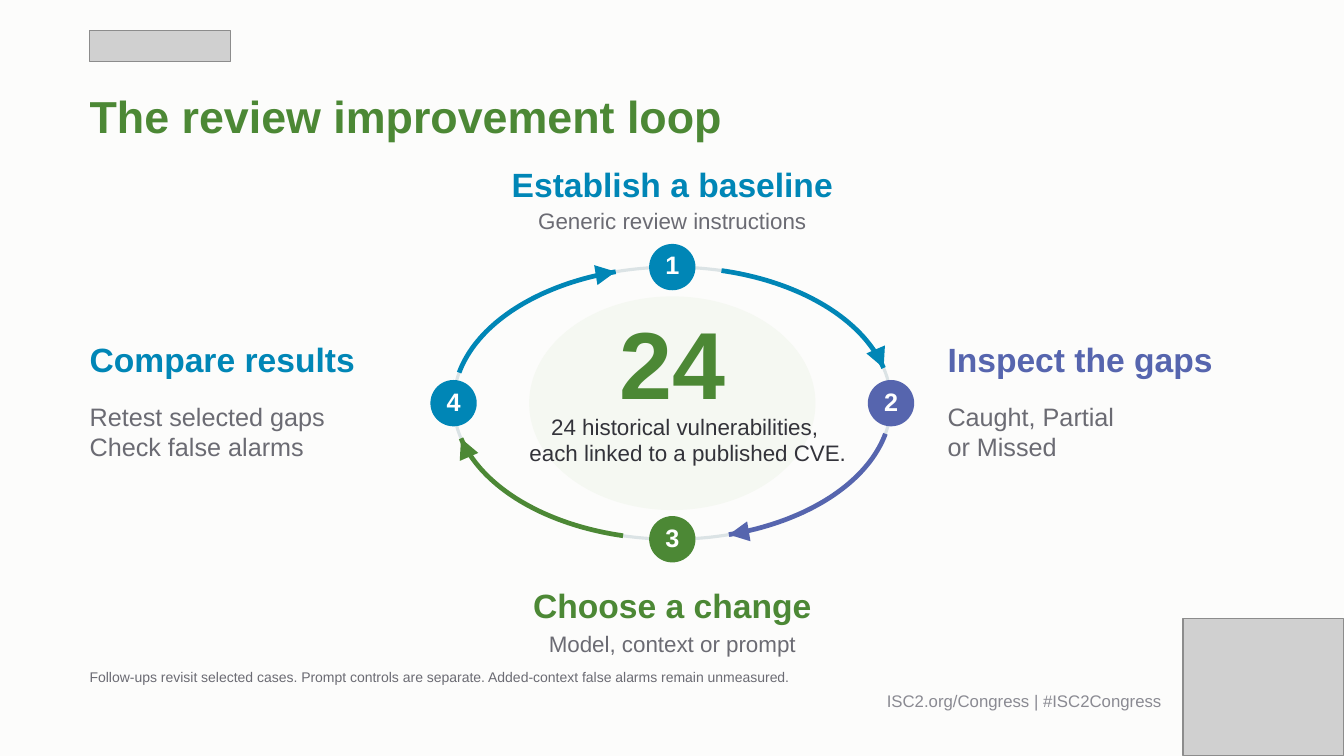
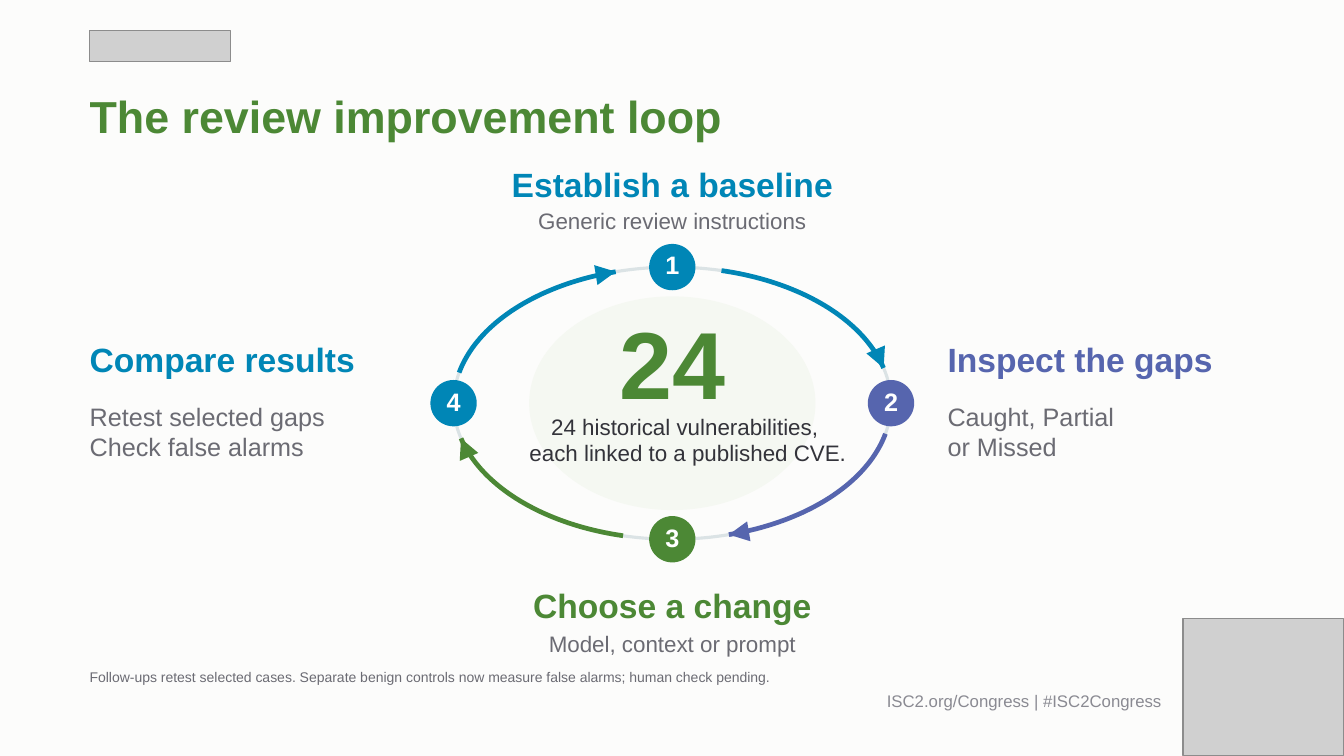
Before and after one commit to stperic/who-writes-who-finds, a slide deck: slide 4 of presentation/Who_Writes_the_Bug.pptx. Drawn at 1344x756 pixels with LibreOffice and Linux fonts; fonts in the diff are those of the drawing; grey boxes stand for pictures. Boxes give left, top, right and bottom in pixels: in the first picture for what was removed or moved away, otherwise in the second. Text is boxed around its words. In the diff, an @@ line names an element or a change of style, - is before the commit and + after.

Commit message:
Add benign-control false alarms to round tables

```diff
--- a/presentation/Who_Writes_the_Bug.pptx
+++ b/presentation/Who_Writes_the_Bug.pptx
@@ text at (90, 672, 770, 685): text changed @@
-Follow-ups revisit selected cases. Prompt controls are separate. Added-context false alarms remain unmeasured.
+Follow-ups retest selected cases. Separate benign controls now measure false alarms; human check pending.
```
Also in this commit, not shown: 9 other slides changed, 1 other file.
